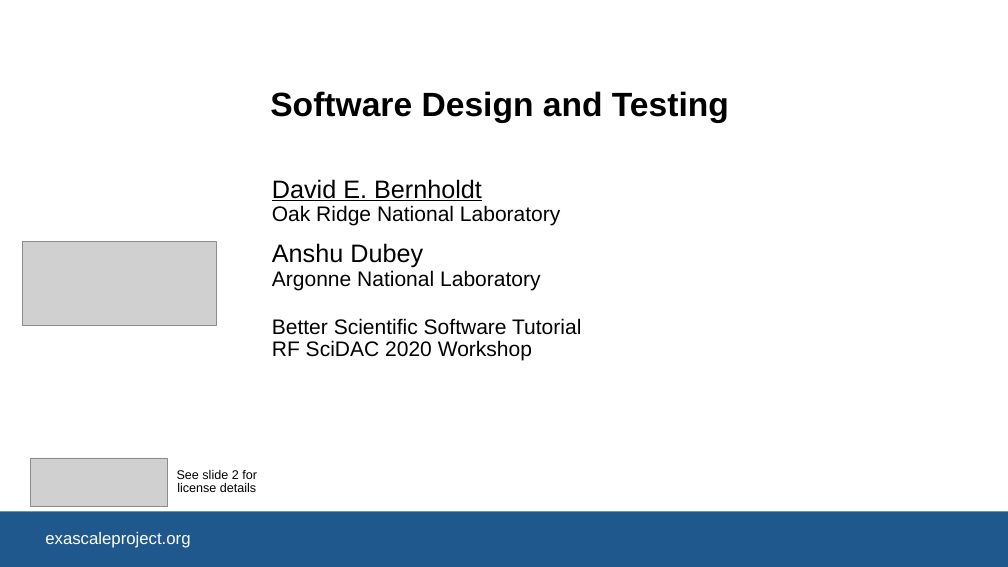
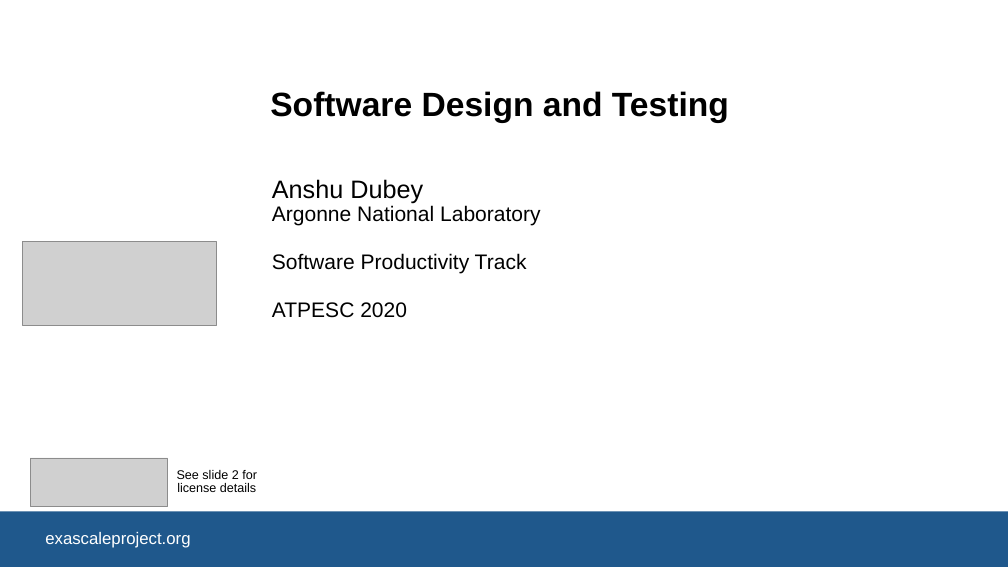
Before and after one commit to betterscientificsoftware/bssw-tutorial, a slide deck: slide 1 of presentations/04-testing1.pptx. Drawn at 1008x567 pixels with LibreOffice and Linux fonts; fonts in the diff are those of the drawing; grey boxes stand for pictures; background and template pictures are left out. Boxes give left, top, right and bottom in pixels: in the first picture for what was removed or moved away, otherwise in the second. Text is boxed around its words. In the diff, an @@ line names an element or a change of style, - is before the commit and + after.

Commit message:
tweaked testing presentation

```diff
--- a/presentations/04-testing1.pptx
+++ b/presentations/04-testing1.pptx
@@ subtitle at (272, 179, 560, 226): paragraph removed @@
-David E. Bernholdt
-Oak Ridge National Laboratory
@@ subtitle at (272, 253, 527, 318): text changed @@
-Better Scientific Software Tutorial
-RF SciDAC 2020 Workshop
+Software Productivity Track
+ATPESC 2020
```
Also in this commit, not shown: 5 other slides changed, 2 slides added, 16 slides removed.
